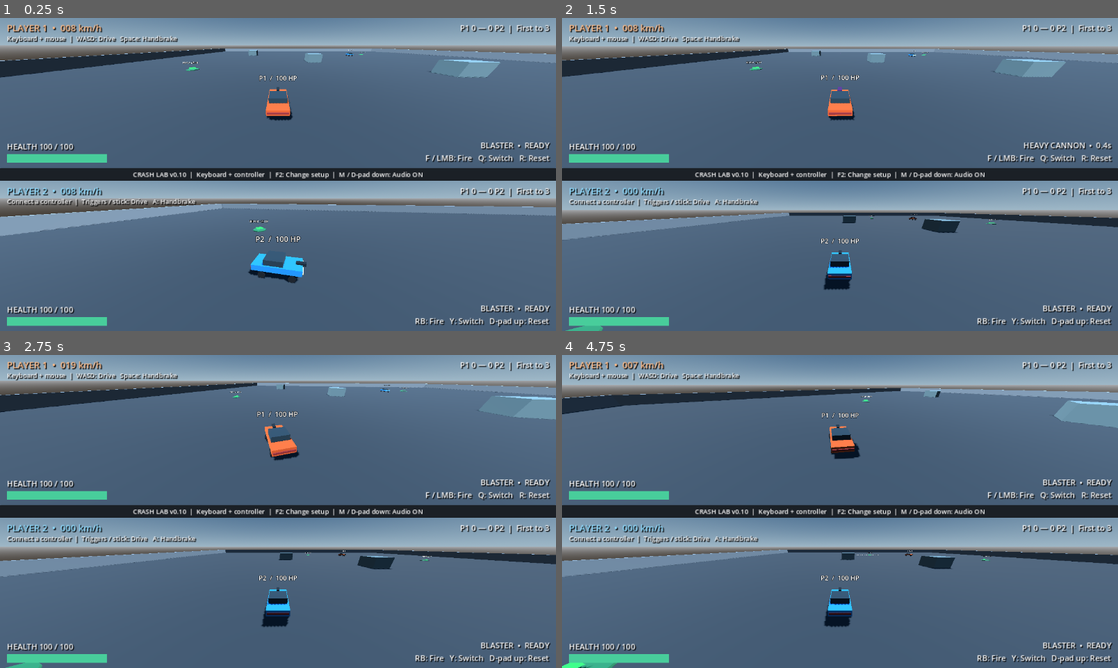
Above: before the commit, frames 1-4 (two rows, left to right).
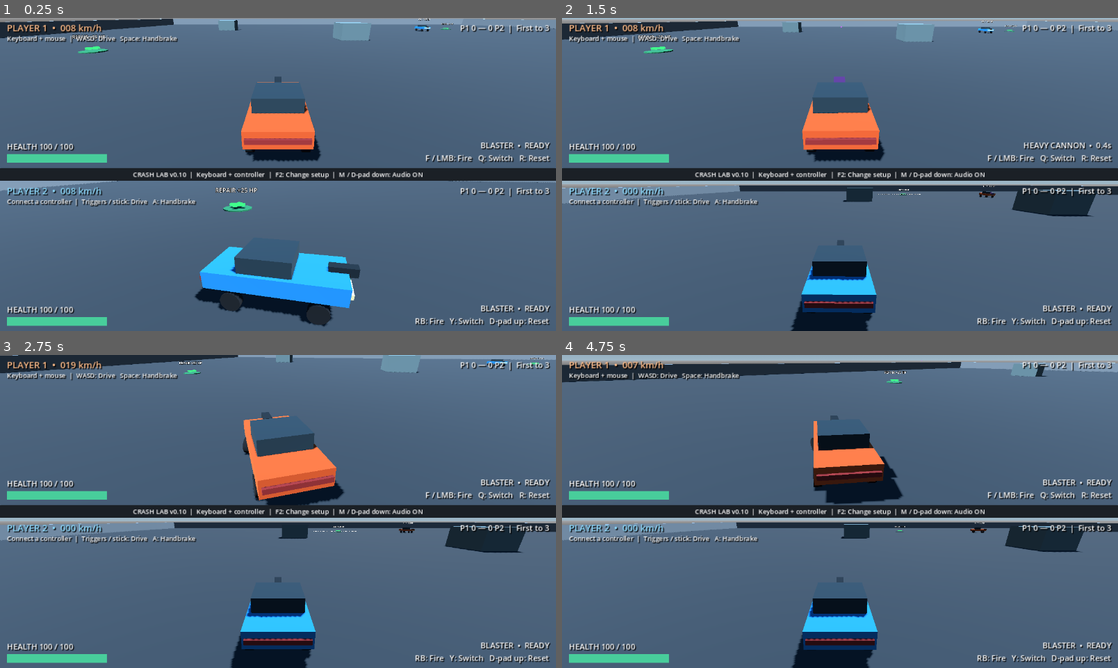
Above: after the commit, the same moments.

Repository: FoxyLight/Crash-Lab
Game: Godot game, scene res://scenes/local_duel.tscn
Same seed, same stepped clock (60 frames per second), same inputs: the game is played once before the commit and once after it. This scene is started directly instead of the project's main scene.
Inputs (mouse positions are in pixels of both pictures, inside the frame that each line leads up to):
- Up to frame 1 (0.25 s): no input
- Up to frame 2 (1.5 s): tap Enter (restart_match) at 0.5 s; move the mouse to (962, 158) at 0.52 s; hold D (steer_right) 0.53-1.28 s; hold Q (cycle_weapon) 0.53-1.28 s; click (962, 158) at 0.67 s; move the mouse to (728, 190) at 1.27 s; hold S (brake_reverse) from 1.28 s (still down); click (728, 190) at 1.35 s
- Up to frame 3 (2.75 s): move the mouse to (333, 442) at 2.02 s; release S (brake_reverse) at 2.03 s; hold D (steer_right) from 2.03 s (still down); tap 1 (select_blaster) at 2.1 s
- Up to frame 4 (4.75 s): move the mouse to (812, 574) at 2.77 s; release D (steer_right) at 2.78 s; hold W (accelerate) 2.78-3.53 s; tap 2 (select_cannon) at 2.85 s; click (812, 574) at 2.92 s; move the mouse to (1006, 558) at 3.52 s; hold A (steer_left) from 3.53 s (still down); tap F at 3.6 s; move the mouse to (673, 464) at 4.27 s; tap Q (cycle_weapon) at 4.35 s

The runs differ from the first frame. In frame 1, 29% of the frame differs, in the area x 0-100%, y 0-99%; in frame 2, 30%; in frame 3, 30%; in frame 4, 32%, in the area x 0-100%, y 0-100%.

Commit message:
fix: bring split-screen chase cameras closer and correct wide framing

Diff:
--- a/scripts/camera/chase_camera.gd
+++ b/scripts/camera/chase_camera.gd
@@ -2,6 +2,7 @@
 @export var target: Node3D
 @export var distance: float = 8.5
 @export var height: float = 4.0
+@export var focus_height: float = 0.8
 @export var rotation_response: float = 4.0
 @export var smoothing: float = 9.0
 @export_group("Speed perception")
@@ -10,6 +11,7 @@
 @export var speed_fov_start: float = 8.0 # m/s
 @export var speed_fov_full: float = 40.0 # m/s
 @export var speed_fov_response: float = 3.0
+@export_range(50.0, 120.0) var maximum_fov: float = 95.0
 var heading := Vector3.BACK
 var initialized: bool = false
 @export_range(0.0, 0.5) var moderate_shake: float = 0.06 # camera offset in meters
@@ -43,7 +45,7 @@
 func _physics_process(delta: float) -> void:
 	var speed: float = target.linear_velocity.length() if is_instance_valid(target) and target is RigidBody3D else 0.0
 	var speed_blend := smoothstep(speed_fov_start, maxf(speed_fov_start + 0.1, speed_fov_full), speed)
-	var desired_fov := clampf(base_fov + speed_fov_increase * speed_blend, 50.0, 95.0)
+	var desired_fov := clampf(base_fov + speed_fov_increase * speed_blend, 50.0, clampf(maximum_fov, 50.0, 120.0))
 	fov = lerpf(fov, desired_fov, 1.0 - exp(-maxf(0.0, speed_fov_response) * delta))
 	if is_instance_valid(target) and target.get_node("ImpactDetector").grace_remaining > 0.0:
 		clear_impact()
@@ -59,7 +61,7 @@
 		# Same planar smoothing, without slerp's unstable axis near parallel headings.
 		var yaw := lerp_angle(atan2(heading.x, heading.z), atan2(back.x, back.z), 1.0 - exp(-rotation_response * delta))
 		heading = Vector3(sin(yaw), 0.0, cos(yaw))
-	var focus := target.global_position + Vector3.UP * 0.8
+	var focus := target.global_position + Vector3.UP * focus_height
 	var desired := focus + heading * distance + Vector3.UP * height
 	var query := PhysicsRayQueryParameters3D.create(focus, desired, 1)
 	var hit := get_world_3d().direct_space_state.intersect_ray(query)
--- a/scripts/multiplayer/local_duel.gd
+++ b/scripts/multiplayer/local_duel.gd
@@ -2,6 +2,12 @@
 ## One physical world, two render views, one input router and one sound observer.
 const Chase = preload("res://scripts/camera/chase_camera.gd")
 const HUD = preload("res://scripts/multiplayer/local_player_hud.gd")
+@export_group("Split-screen chase framing")
+@export_range(3.0, 12.0) var local_camera_distance: float = 6.5
+@export_range(1.0, 6.0) var local_camera_height: float = 2.4
+@export_range(0.0, 1.5) var local_camera_focus_height: float = 0.55
+@export_range(80.0, 115.0) var local_horizontal_fov: float = 110.0
+@export_range(0.0, 10.0) var local_speed_fov_increase: float = 5.0
 var views: Array[SubViewport] = []
 var cameras: Array[Camera3D] = []
 var huds: Array[Control] = []
@@ -47,6 +53,21 @@
 		var camera := Camera3D.new()
 		camera.set_script(Chase)
 		camera.target = players[index]
+		# Half-height views are very wide. Lock horizontal FOV instead of
+		# expanding the single-player vertical lens to ~141 degrees horizontally.
+		camera.keep_aspect = Camera3D.KEEP_WIDTH
+		camera.distance = local_camera_distance
+		camera.height = local_camera_height
+		camera.focus_height = local_camera_focus_height
+		camera.base_fov = local_horizontal_fov
+		camera.fov = local_horizontal_fov
+		camera.speed_fov_increase = local_speed_fov_increase
+		camera.maximum_fov = minf(120.0, local_horizontal_fov + local_speed_fov_increase)
+		# Own identity/health already lives in this view's HUD. Keep the world
+		# nameplate visible to the opponent without crowding the closer chase view.
+		var nameplate_layer: int = 1 << (18 + index)
+		players[index].get_node("Nameplate").layers = nameplate_layer
+		camera.cull_mask &= ~nameplate_layer
 		camera.far = 350.0
 		view.add_child(camera)
 		camera.current = true
--- a/tests/multiplayer_smoke.gd
+++ b/tests/multiplayer_smoke.gd
@@ -39,7 +39,7 @@
 	await ticks(120)
 	check(p1.position.distance_to(start1) > 3.0 and p2.position.distance_to(start2) < 0.3, "native keyboard events physically move only Player 1")
 	check(shots[0] > 4 and shots[1] == 0, "keyboard firing reaches only Player 1 weapon")
-	check(scene.cameras[0].fov > scene.cameras[1].fov and scene.cameras[0].speed_fov_increase == 10 and scene.cameras[1].base_fov == 75, "speed FOV reacts independently while preserving both approved camera defaults")
+	check(scene.cameras[0].fov > scene.cameras[1].fov and scene.cameras[0].speed_fov_increase == 5 and scene.cameras[1].base_fov == 110 and scene.cameras[0].keep_aspect == Camera3D.KEEP_WIDTH and scene.cameras[1].distance == 6.5, "local cameras use closer horizontal framing with independent restrained speed FOV")
 	key(KEY_W, false)
 	key(KEY_F, false)
 	var generation1: int = p1.reset_generation
Binary file added: docs/images/local-camera-before.png
Not shown, added: docs/images/local-camera-before.png.import
Binary file added: docs/images/local-camera-speed.png
Not shown, added: docs/images/local-camera-speed.png.import
Binary file changed: docs/images/local-duel.png
Binary file changed: docs/images/local-resized.png
Not shown, changed: CHANGELOG.md
Not shown, changed: README.md
Not shown, changed: docs/ARCHITECTURE.md
Not shown, changed: docs/GAME_DESIGN.md
Not shown, changed: docs/PHYSICS.md
Not shown, changed: docs/ROADMAP.md
(and 1 more such lines)
